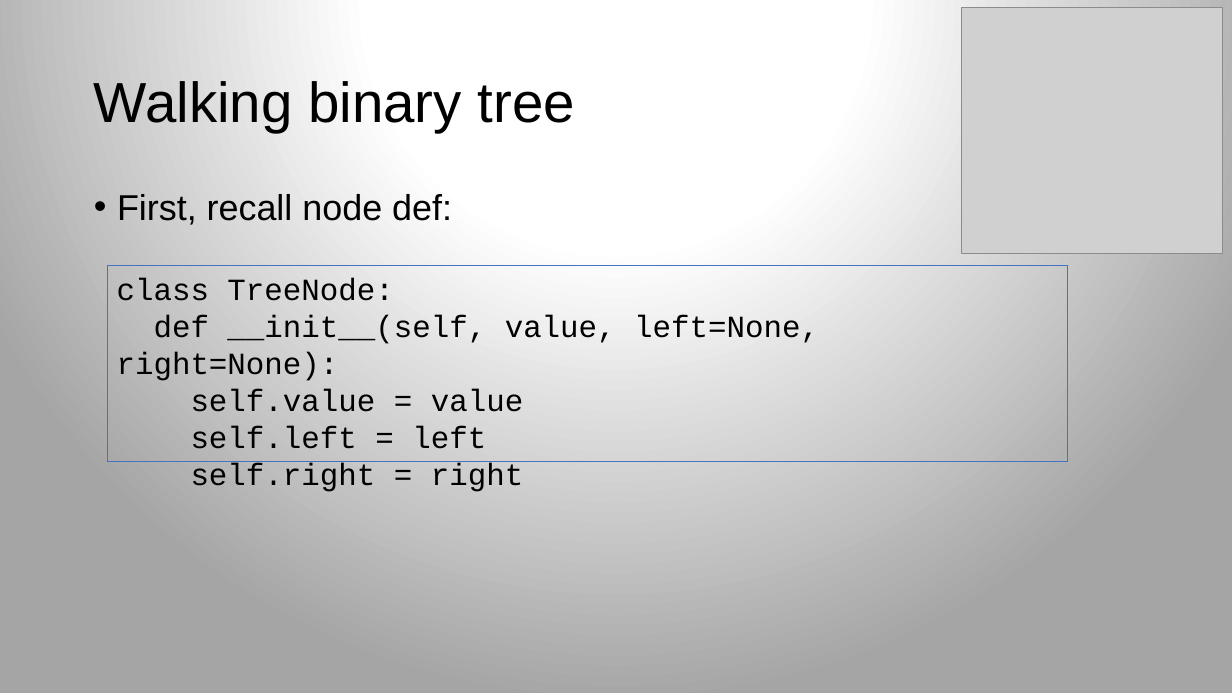
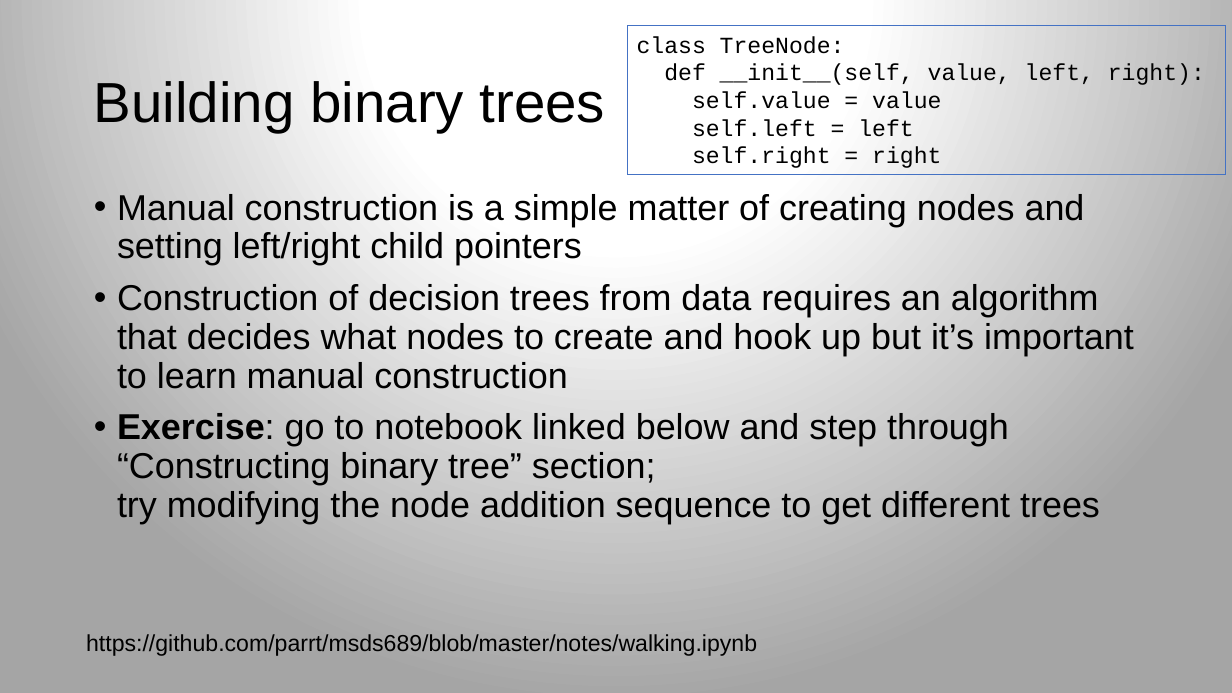
Before and after one commit to parrt/msds689, a slide deck: slide 6 of notes/walking-structures.pptx (slide 4 before the commit). Drawn at 1232x693 pixels with LibreOffice and Linux fonts; fonts in the diff are those of the drawing; grey boxes stand for pictures; background and template pictures are left out. Boxes give left, top, right and bottom in pixels: in the first picture for what was removed or moved away, otherwise in the second. Text is boxed around its words. In the diff, an @@ line names an element or a change of style, - is before the commit and + after.

```diff
--- a/notes/walking-structures.pptx
+++ b/notes/walking-structures.pptx
@@ rectangle "class TreeNode:": place and size @@
-rectangle "class TreeNode:" at bbox=[107, 265, 1067, 461]
+rectangle "class TreeNode:" at bbox=[628, 26, 1226, 176]
@@ picture removed at bbox=[961, 7, 1223, 254] @@
@@ text in rectangle at bbox=[637, 36, 941, 168]: size 24 to 18 pt in "class TreeNode:", "self.value = value", "self.left = left", "self.right = right" @@
@@ title at bbox=[94, 81, 605, 132]: text changed @@
-Walking binary tree
+Building binary trees
@@ text in rectangle at bbox=[664, 64, 1205, 85]: text changed; size 24 to 18 pt @@
-def __init__(self, value, left=None, right=None):
+def __init__(self, value, left, right):
@@ text at bbox=[117, 194, 1134, 524]: text changed @@
-• First, recall node def:
+• Manual construction is a simple matter of creating nodes and setting left/right child pointers
+• Construction of decision trees from data requires an algorithm that decides what nodes to create and hook up but it’s important to learn manual construction
+• Exercise: go to notebook linked below and step through “Constructing binary tree” section;
+  try modifying the node addition sequence to get different trees
@@ text added at bbox=[86, 634, 757, 656], 18 pt, text #000000 @@
+https://github.com/parrt/msds689/blob/master/notes/walking.ipynb
```
Also in this commit, not shown: 3 other slides changed, 8 slides added, 2 slides removed, 9 other files.
